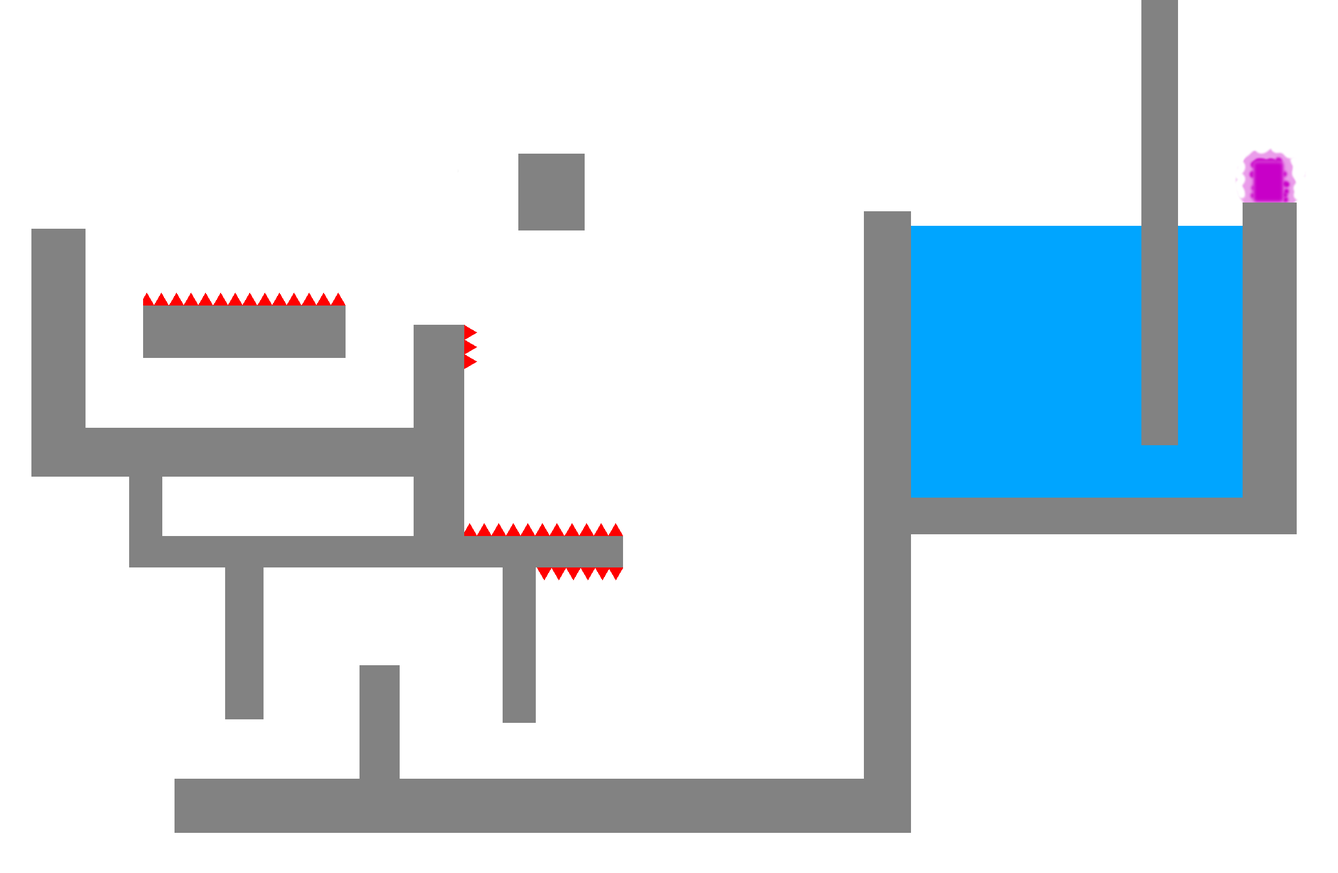
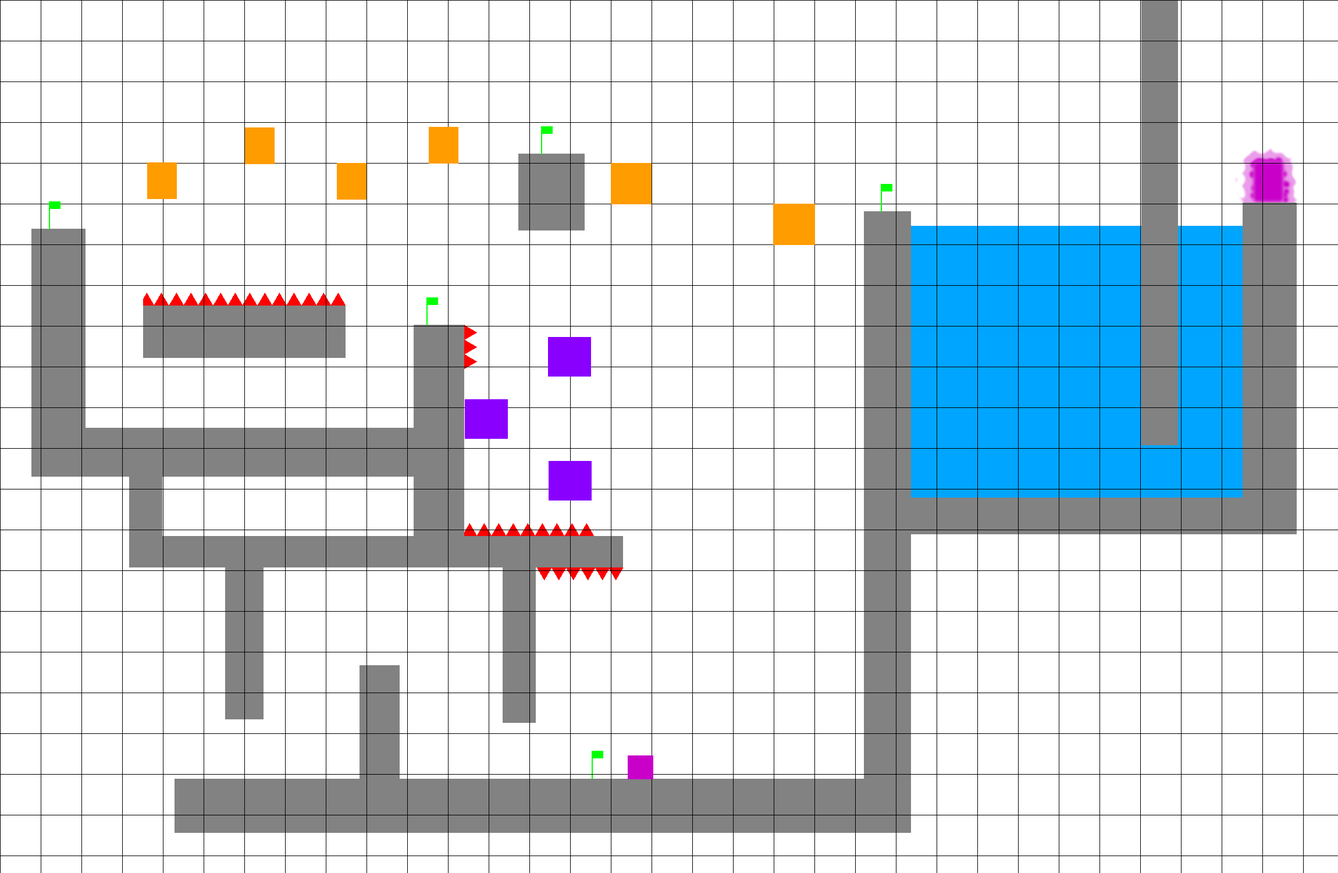
The second 1338 × 873 image is a revision of the first. Changes to its layers:
added layer "CP5" above "CP4" over <box>880,183,893,212</box>
added layer "CP4" above "CP3" over <box>541,126,553,155</box>
added layer "CP3" above "CP2" over <box>48,201,61,230</box>
added layer "CP2" above "Moving Platforms" over <box>426,297,439,326</box>
showed "Moving Platforms", painted on it over <box>147,126,816,245</box>
added layer "Interactives" above "grid" over <box>464,336,654,780</box>
showed "grid" over <box>0,0,1338,873</box>
added layer "CP1" above "Spikes" over <box>591,750,604,779</box>
painted on "Spikes" over <box>593,522,624,536</box>
showed "White" over <box>0,0,1338,873</box>
